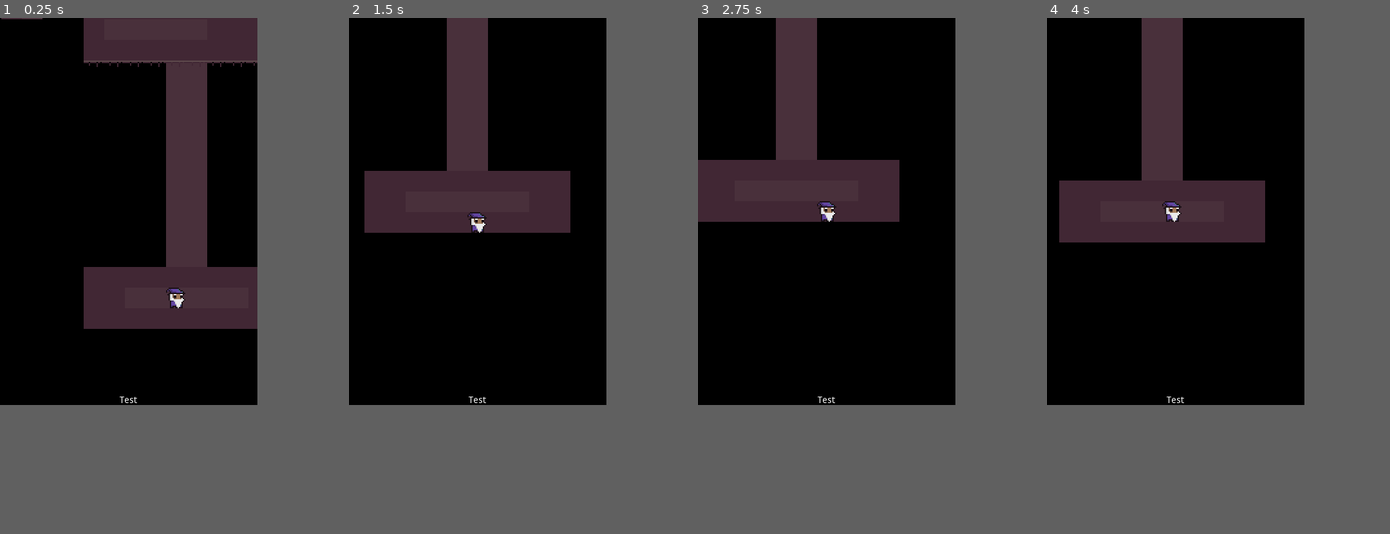
Above: before the commit, frames 1-4 (left to right).
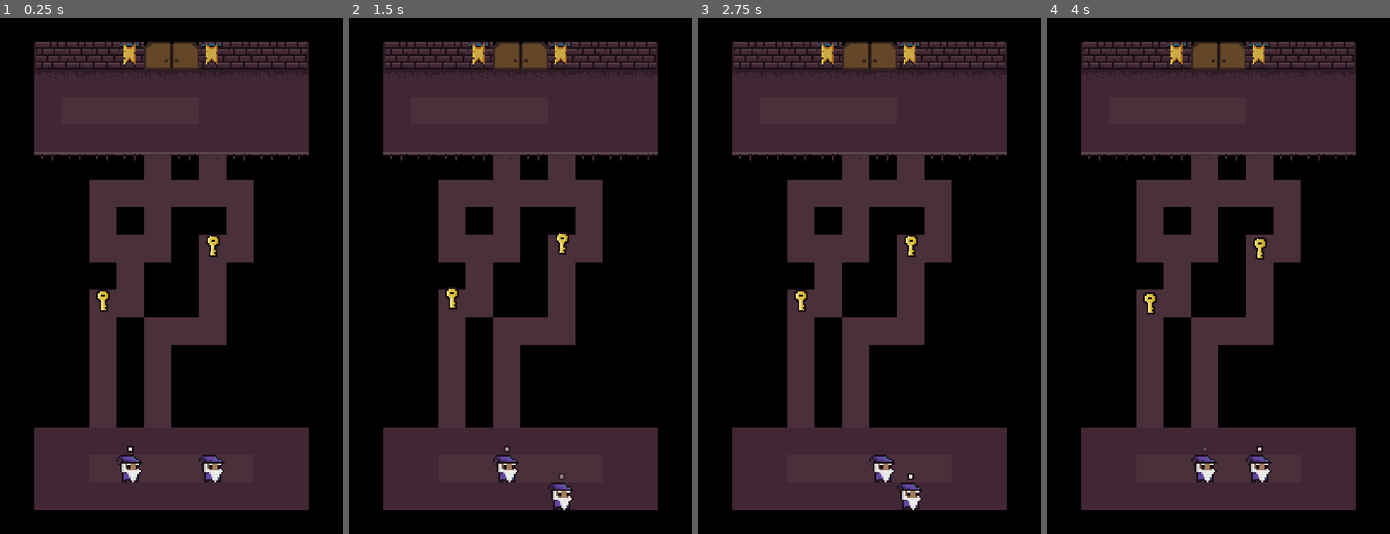
Above: after the commit, the same moments.

Repository: Krol22/void
Game: Godot game, scene res://Scenes/PlayScene.tscn
Same seed, same stepped clock (60 frames per second), same inputs: the game is played once before the commit and once after it.
Inputs:
- Up to frame 1 (0.25 s): no input
- Up to frame 2 (1.5 s): hold Right (ui_right) 0.53-1.28 s; tap Space (ui_action) at 0.6 s; tap E (ui_swap, bound only after the commit) at 0.8, 1.35 s; hold Down (ui_down) from 1.28 s (still down)
- Up to frame 3 (2.75 s): tap Space (ui_action) at 1.55, 2.1 s; release Down (ui_down) at 2.03 s; hold Right (ui_right) from 2.03 s (still down); tap E (ui_swap, bound only after the commit) at 2.3 s
- Up to frame 4 (4 s): release Right (ui_right) at 2.78 s; hold Up (ui_up) 2.78-3.53 s; tap E (ui_swap, bound only after the commit) at 2.85, 3.8 s; tap Space (ui_action) at 3.05, 3.6 s; hold Left (ui_left) from 3.53 s (still down)
In our replay, the window is 400x600 before the commit and 533x800 after it. These sizes can differ from the game's own. Grey fills any space a smaller window leaves; there, only what the larger window draws over its background counts as a difference.

The runs differ from the first frame. In frame 1, 44% of the frame differs, in the area x 0-91%, y 0-96%; in frame 2, 43%; in frame 3, 44%; in frame 4, 43%.

Commit message:
PoC

Diff:
--- a/Entities/Map/Exit.gd
+++ b/Entities/Map/Exit.gd
@@ -2,6 +2,9 @@
 
 signal player_entered
 
+func _ready():
+	set_meta("name", "exit")
+
 func _on_Exit_body_entered(body):
 	if body.get_meta("name") == "player":
 		emit_signal("player_entered")
--- /dev/null
+++ b/Entities/Map/ExitDoor.gd
@@ -0,0 +1,9 @@
+extends Node2D
+
+onready var animation_player = $AnimationPlayer
+
+func _ready():
+	pass
+
+func open():
+	animation_player.play("Open")
--- /dev/null
+++ b/Entities/Map/ExitDoor.tscn
@@ -0,0 +1,55 @@
+[gd_scene load_steps=6 format=2]
+
+[ext_resource path="res://Resources/Assets/0x72_16x16DungeonTileset.v4.png" type="Texture" id=1]
+[ext_resource path="res://Entities/Map/ExitDoor.gd" type="Script" id=2]
+
+[sub_resource type="AtlasTexture" id=1]
+atlas = ExtResource( 1 )
+region = Rect2( 0, 240, 16, 16 )
+
+[sub_resource type="AtlasTexture" id=2]
+atlas = ExtResource( 1 )
+region = Rect2( 16, 240, 16, 16 )
+
+[sub_resource type="Animation" id=3]
+resource_name = "Open"
+tracks/0/type = "value"
+tracks/0/path = NodePath("LeftWing:position")
+tracks/0/interp = 1
+tracks/0/loop_wrap = true
+tracks/0/imported = false
+tracks/0/enabled = true
+tracks/0/keys = {
+"times": PoolRealArray( 0, 1 ),
+"transitions": PoolRealArray( 1, 1 ),
+"update": 0,
+"values": [ Vector2( -8, 0 ), Vector2( -24, 0 ) ]
+}
+tracks/1/type = "value"
+tracks/1/path = NodePath("RightWing:position")
+tracks/1/interp = 1
+tracks/1/loop_wrap = true
+tracks/1/imported = false
+tracks/1/enabled = true
+tracks/1/keys = {
+"times": PoolRealArray( 0.001, 1 ),
+"transitions": PoolRealArray( 1, 1 ),
+"update": 0,
+"values": [ Vector2( 8, 0 ), Vector2( 24, 0 ) ]
+}
+
+[node name="ExitDoor" type="Node2D"]
+script = ExtResource( 2 )
+
+[node name="LeftWing" type="Sprite" parent="."]
+position = Vector2( -8, 0 )
+z_index = -2
+texture = SubResource( 1 )
+
+[node name="RightWing" type="Sprite" parent="."]
+position = Vector2( 8.24662, 0 )
+z_index = -2
+texture = SubResource( 2 )
+
+[node name="AnimationPlayer" type="AnimationPlayer" parent="."]
+anims/Open = SubResource( 3 )
--- /dev/null
+++ b/Entities/Map/Key.gd
@@ -0,0 +1,14 @@
+extends Area2D
+
+onready var animation_player: AnimationPlayer = $AnimationPlayer
+
+# HOOKS
+func _ready():
+	set_meta("name", "key")
+	animation_player.play("Float")
+	pass
+
+# FUNCTIONS
+func pick():
+	animation_player.play("Pick")
+	pass
--- /dev/null
+++ b/Entities/Map/Key.tscn
@@ -0,0 +1,70 @@
+[gd_scene load_steps=7 format=2]
+
+[ext_resource path="res://Resources/Assets/0x72_16x16DungeonTileset.v4.png" type="Texture" id=1]
+[ext_resource path="res://Entities/Map/Key.gd" type="Script" id=2]
+
+[sub_resource type="RectangleShape2D" id=1]
+extents = Vector2( 8, 8 )
+
+[sub_resource type="AtlasTexture" id=2]
+atlas = ExtResource( 1 )
+region = Rect2( 68, 226, 8, 13 )
+
+[sub_resource type="Animation" id=3]
+resource_name = "Float"
+loop = true
+tracks/0/type = "value"
+tracks/0/path = NodePath("Sprite:offset")
+tracks/0/interp = 1
+tracks/0/loop_wrap = true
+tracks/0/imported = false
+tracks/0/enabled = true
+tracks/0/keys = {
+"times": PoolRealArray( 0, 0.5, 1 ),
+"transitions": PoolRealArray( 1, 1, 1 ),
+"update": 0,
+"values": [ Vector2( 0, 0 ), Vector2( 0, -3 ), Vector2( 0, 0 ) ]
+}
+
+[sub_resource type="Animation" id=4]
+resource_name = "Pick"
+length = 0.6
+tracks/0/type = "value"
+tracks/0/path = NodePath("Sprite:position")
+tracks/0/interp = 1
+tracks/0/loop_wrap = true
+tracks/0/imported = false
+tracks/0/enabled = true
+tracks/0/keys = {
+"times": PoolRealArray( 0, 0.4 ),
+"transitions": PoolRealArray( 1, 1 ),
+"update": 0,
+"values": [ Vector2( 0, 0 ), Vector2( 0, -24 ) ]
+}
+tracks/1/type = "value"
+tracks/1/path = NodePath("Sprite:modulate")
+tracks/1/interp = 1
+tracks/1/loop_wrap = true
+tracks/1/imported = false
+tracks/1/enabled = true
+tracks/1/keys = {
+"times": PoolRealArray( 0.5, 0.6 ),
+"transitions": PoolRealArray( 1, 1 ),
+"update": 0,
+"values": [ Color( 1, 1, 1, 1 ), Color( 1, 1, 1, 0 ) ]
+}
+
+[node name="Key" type="Area2D"]
+position = Vector2( 0, -19.2 )
+script = ExtResource( 2 )
+
+[node name="CollisionShape2D" type="CollisionShape2D" parent="."]
+shape = SubResource( 1 )
+
+[node name="Sprite" type="Sprite" parent="."]
+texture = SubResource( 2 )
+offset = Vector2( 0, -1.2 )
+
+[node name="AnimationPlayer" type="AnimationPlayer" parent="."]
+anims/Float = SubResource( 3 )
+anims/Pick = SubResource( 4 )
--- a/Entities/Player.gd
+++ b/Entities/Player.gd
@@ -2,32 +2,54 @@
 
 onready var move_tween = $MoveTween
 onready var animation_player = $AnimationPlayer
+onready var active_indicator = $ActiveIndicator
 
 signal player_moved
+signal key_picked
+signal player_on_exit
+signal player_off_exit
 
 var on_falling_block = false
 var speed = 10
 
 # TODO State manager
 var alive = true
+var active = false
 
 # HOOKS
 func _ready():
-	set_meta("name", "player")
 	position = position.snapped(Vector2.ONE * Globals.TILE_SIZE)
 
 func _process(_delta):
 	get_input()
 
 # SIGNALS
-func _on_Player_body_entered(_body):
-	on_falling_block = true
+#func _on_Player_body_entered(body: Node):
+#	on_falling_block = true
+#
+#func _on_Player_body_exited(body: Node):
+#	on_falling_block = false
 
-func _on_Player_body_exited(_body):
-	on_falling_block = false
+func _on_Player_area_entered(area):
+	var type = area.get_meta("name")
+
+	if type == "key":
+		emit_signal("key_picked", area)
+
+	if type == "exit":
+		emit_signal("player_on_exit")
+
+func _on_Player_area_exited(area):
+	var type = area.get_meta("name")
+
+	if type == "exit":
+		emit_signal("player_off_exit")
 
 # FUNCTIONS
 func get_input():
+	if !active:
+		return
+
 	if Input.is_action_just_pressed("ui_left"):
 		move(Vector2.LEFT)
 	if Input.is_action_just_pressed("ui_right"):
@@ -52,7 +74,16 @@
 		Tween.EASE_OUT_IN
 	)
 	move_tween.start()
-	emit_signal("player_moved", on_falling_block, next_position)
+	emit_signal("player_moved", self, next_position)
+
+func activate():
+	animation_player.play("Activate")
+	active = true
+
+func deactivate():
+	animation_player.play_backwards("Activate")
+	active = false
+
 
 func kill(_reason):
 	alive = false
--- a/Entities/Player.tscn
+++ b/Entities/Player.tscn
@@ -17,6 +17,22 @@
 "name": "default",
 "speed": 5.0
 } ]
+
+[sub_resource type="Animation" id=8]
+resource_name = "Activate"
+length = 0.2
+tracks/0/type = "value"
+tracks/0/path = NodePath("ActiveIndicator:modulate")
+tracks/0/interp = 1
+tracks/0/loop_wrap = true
+tracks/0/imported = false
+tracks/0/enabled = true
+tracks/0/keys = {
+"times": PoolRealArray( 0, 0.2 ),
+"transitions": PoolRealArray( 1, 1 ),
+"update": 0,
+"values": [ Color( 1, 1, 1, 0 ), Color( 1, 1, 1, 1 ) ]
+}
 
 [sub_resource type="Animation" id=6]
 resource_name = "Fall"
@@ -45,6 +61,10 @@
 "values": [ Vector2( 1, 1 ), Vector2( 0, 0 ) ]
 }
 
+[sub_resource type="AtlasTexture" id=7]
+atlas = ExtResource( 1 )
+region = Rect2( 86, 129, 4, 4 )
+
 [node name="Player" type="Area2D"]
 script = ExtResource( 2 )
 
@@ -52,18 +72,19 @@
 position = Vector2( -0.558601, 0.782043 )
 shape = SubResource( 4 )
 
-[node name="Camera2D" type="Camera2D" parent="."]
-current = true
-zoom = Vector2( 0.5, 0.5 )
-process_mode = 0
-smoothing_enabled = true
-
 [node name="AnimatedSprite" type="AnimatedSprite" parent="."]
 frames = SubResource( 3 )
 
 [node name="MoveTween" type="Tween" parent="."]
 
 [node name="AnimationPlayer" type="AnimationPlayer" parent="."]
+anims/Activate = SubResource( 8 )
 anims/Fall = SubResource( 6 )
+
+[node name="ActiveIndicator" type="Sprite" parent="."]
+modulate = Color( 1, 1, 1, 0 )
+position = Vector2( 0, -11.3646 )
+texture = SubResource( 7 )
+[connection signal="area_entered" from="." to="." method="_on_Player_area_entered"]
 [connection signal="body_entered" from="." to="." method="_on_Player_body_entered"]
 [connection signal="body_exited" from="." to="." method="_on_Player_body_exited"]
--- a/Levels/Level0.tscn
+++ b/Levels/Level0.tscn
@@ -1,16 +1,15 @@
-[gd_scene load_steps=4 format=2]
+[gd_scene load_steps=6 format=2]
 
 [ext_resource path="res://Resources/map_tileset.tres" type="TileSet" id=1]
 [ext_resource path="res://Entities/Map/Entrance.tscn" type="PackedScene" id=2]
 [ext_resource path="res://Entities/Map/Exit.tscn" type="PackedScene" id=3]
+[ext_resource path="res://Entities/Map/Key.tscn" type="PackedScene" id=4]
+[ext_resource path="res://Entities/Map/ExitDoor.tscn" type="PackedScene" id=5]
 
 [node name="Level" type="Node2D"]
 
-[node name="Entrance" parent="." instance=ExtResource( 2 )]
-position = Vector2( 136, 248 )
-
 [node name="Exit" parent="." instance=ExtResource( 3 )]
-position = Vector2( 144, 0 )
+position = Vector2( 144, 16 )
 
 [node name="FallingBlocks" type="TileMap" parent="."]
 z_index = -1
@@ -18,7 +17,7 @@
 cell_size = Vector2( 16, 16 )
 cell_custom_transform = Transform2D( 16, 0, 0, 16, 0, 0 )
 format = 1
-tile_data = PoolIntArray( 262152, 13, 0, 262153, 13, 0, 327688, 13, 0, 327689, 13, 0, 393224, 13, 0, 393225, 13, 0, 458760, 13, 0, 458761, 13, 0, 524296, 13, 0, 524297, 13, 0, 589832, 13, 0, 589833, 13, 0, 655368, 13, 0, 655369, 13, 0, 720904, 13, 0, 720905, 13, 0, 786440, 13, 0, 786441, 13, 0, 851976, 13, 0, 851977, 13, 0 )
+tile_data = PoolIntArray( 262152, 13, 0, 262154, 13, 0, 327686, 13, 0, 327687, 13, 0, 327688, 13, 0, 327689, 13, 0, 327690, 13, 0, 327691, 13, 0, 393222, 13, 0, 393224, 13, 0, 393227, 13, 0, 458758, 13, 0, 458759, 13, 0, 458760, 13, 0, 458762, 13, 0, 458763, 13, 0, 524295, 13, 0, 524298, 13, 0, 589830, 13, 0, 589831, 13, 0, 589834, 13, 0, 655366, 13, 0, 655368, 13, 0, 655369, 13, 0, 655370, 13, 0, 720902, 13, 0, 720904, 13, 0, 786438, 13, 0, 786440, 13, 0, 851974, 13, 0, 851976, 13, 0 )
 
 [node name="StaticBlocks" type="TileMap" parent="."]
 z_index = -1
@@ -26,4 +25,28 @@
 cell_size = Vector2( 16, 16 )
 cell_custom_transform = Transform2D( 16, 0, 0, 16, 0, 0 )
 format = 1
-tile_data = PoolIntArray( 0, 13, 0, 1, 13, 0, 4, 4, 0, 5, 2, 0, 6, 2, 0, 7, 11, 0, 10, 11, 0, 11, 2, 0, 12, 2, 0, 13, 3, 0, 65536, 1073741825, 0, 65537, 13, 0, 65540, 0, 0, 65541, 5, 0, 65542, 0 …(1045 unchanged characters)…
+tile_data = PoolIntArray( 4, 4, 0, 5, 2, 0, 6, 2, 0, 7, 11, 0, 10, 11, 0, 11, 2, 0, 12, 2, 0, 13, 3, 0, 65540, 0, 0, 65541, 5, 0, 65542, 0 …(1045 unchanged characters)…
+
+[node name="Entrance" parent="." instance=ExtResource( 2 )]
+position = Vector2( 120, 248 )
+
+[node name="Entrance1" parent="." instance=ExtResource( 2 )]
+position = Vector2( 168, 248 )
+
+[node name="Camera2D" type="Camera2D" parent="."]
+position = Vector2( 144, 136 )
+current = true
+zoom = Vector2( 0.25, 0.25 )
+
+[node name="ExitDoor" parent="." instance=ExtResource( 5 )]
+position = Vector2( 144, 8 )
+z_index = -1
+
+[node name="Keys" type="Node" parent="."]
+
+[node name="Key" parent="Keys" instance=ExtResource( 4 )]
+position = Vector2( 168, 120 )
+rotation = 0.0617026
+
+[node name="Key2" parent="Keys" instance=ExtResource( 4 )]
+position = Vector2( 104, 152 )
--- a/Resources/map_tileset.tres
+++ b/Resources/map_tileset.tres
@@ -9,6 +9,9 @@
 points = PoolVector2Array( 0, 0, 16, 0, 16, 16, 0, 16 )
 
 [sub_resource type="ConvexPolygonShape2D" id=2]
+points = PoolVector2Array( 0, 0, 16, 0, 16, 16, 0, 16 )
+
+[sub_resource type="ConvexPolygonShape2D" id=10]
 points = PoolVector2Array( 0, 0, 16, 0, 16, 16, 0, 16 )
 
 [sub_resource type="ConvexPolygonShape2D" id=3]
@@ -279,3 +282,24 @@
 "shape_transform": Transform2D( 1, 0, 0, 1, 0, 0 )
 } ]
 13/z_index = 0
+14/name = "0x72_16x16DungeonTileset.v4.png 14"
+14/texture = ExtResource( 1 )
+14/tex_offset = Vector2( 0, 0 )
+14/modulate = Color( 1, 1, 1, 1 )
+14/region = Rect2( 64, 224, 16, 16 )
+14/tile_mode = 0
+14/occluder_offset = Vector2( 0, 0 )
+14/navigation_offset = Vector2( 0, 0 )
+14/shape_offset = Vector2( 0, 0 )
+14/shape_transform = Transform2D( 1, 0, 0, 1, 0, 0 )
+14/shape = SubResource( 10 )
+14/shape_one_way = false
+14/shape_one_way_margin = 1.0
+14/shapes = [ {
+"autotile_coord": Vector2( 0, 0 ),
+"one_way": false,
+"one_way_margin": 1.0,
+"shape": SubResource( 10 ),
+"shape_transform": Transform2D( 1, 0, 0, 1, 0, 0 )
+} ]
+14/z_index = 0
--- a/Scenes/PlayScene.gd
+++ b/Scenes/PlayScene.gd
@@ -1,4 +1,6 @@
 extends Node2D
+
+onready var Hud = $HUD
 
 const player_scene = preload("res://Entities/Player.tscn")
 var level_scene = preload("res://Levels/Level0.tscn")
@@ -8,7 +10,13 @@
 var prev_level
 var falling_blocks: TileMap
 var static_blocks: TileMap
-var player
+var exit_door: Node2D
+
+var character_1
+var character_2
+var keys
+var keys_to_pick
+var players_on_exit = 0
 
 var levels = [
 	level_scene,
@@ -20,52 +28,94 @@
 # HOOKS
 func _ready():
 	current_level = levels[current_level_index].instance()
-	player = player_scene.instance()
 
-	add_child(player)
+	character_1 = player_scene.instance()
+	character_2 = player_scene.instance()
+
+	add_child(character_1)
+	add_child(character_2)
+
 	init_level(current_level)
 	add_child(current_level)
 
 func _process(_delta):
 	if Input.is_action_just_pressed("ui_action"):
-		if !player.alive:
+		if !character_1.alive || !character_2.alive:
 			load_level(current_level_index)
+	if Input.is_action_just_pressed("ui_swap"):
+		if character_1.active:
+			character_1.deactivate()
+			character_2.activate()
+		else:
+			character_1.activate()
+			character_2.deactivate()
 
 # SIGNALS
-func _on_player_move(is_on_falling_block, next_position):
+func _on_player_move(character, next_position):
 	if (!is_on_ground(next_position)):
-		player.kill("drop")
+		character.kill("drop")
+		Hud.toggle_reset_level_text(true)
 		return
 
+	var falling_tile_pos = falling_blocks.world_to_map(next_position)
+	var is_on_falling_block =	!!falling_blocks.get_cellv(falling_tile_pos) != -1
+
 	if (is_on_falling_block):
-		var tile_pos = falling_blocks.world_to_map(player.position)
+		var tile_pos = falling_blocks.world_to_map(character.position)
 		falling_blocks.set_cellv(tile_pos, -1)
+
+func _on_key_picked(key):
+	keys_to_pick = keys_to_pick - 1
+	key.pick()
+
+	if (keys_to_pick == 0):
+		exit_door.open()
 
 func _on_player_entered_exit():
 	call_deferred("load_next_level")
 
+func _on_player_on_exit():
+	players_on_exit = players_on_exit + 1
+	if players_on_exit == 2:
+		players_on_exit = 0
+		load_level(0)
+
+func _on_player_off_exit():
+	players_on_exit = players_on_exit - 1
+
+
 # FUNCTIONS
 func init_level(loaded_level):
-	player.position.x = loaded_level.get_node("Entrance").position.x
-	player.position.y = loaded_level.get_node("Entrance").position.y
+	character_1.position.x = loaded_level.get_node("Entrance").position.x
+	character_1.position.y = loaded_level.get_node("Entrance").position.y
+	character_1.activate()
+
+	character_2.position.x = loaded_level.get_node("Entrance1").position.x
+	character_2.position.y = loaded_level.get_node("Entrance1").position.y
+
+	character_1.set_meta("name", "char_1")
+	character_2.set_meta("name", "char_2")
 
 	loaded_level.get_node("Exit").connect("player_entered", self, "_on_player_entered_exit")
-
+	Hud.toggle_reset_level_text(false)
 	falling_blocks = loaded_level.get_node("FallingBlocks")
 	static_blocks = loaded_level.get_node("StaticBlocks")
+	exit_door = loaded_level.get_node("ExitDoor")
 
-	player.connect("player_moved", self, "_on_player_move")
+	keys = loaded_level.get_node("Keys").get_children()
+	keys_to_pick = keys.size()
 
-	if (loaded_level.get_node("InfoSigns")):
-		handle_info_signs(loaded_level)
+	character_1.connect("player_moved", self, "_on_player_move")
+	character_2.connect("player_moved", self, "_on_player_move")
 
+	character_1.connect("key_picked", self, "_on_key_picked")
+	character_2.connect("key_picked", self, "_on_key_picked")
 
-func handle_info_signs(loaded_level):
-	var info_signs_group = loaded_level.get_node("InfoSigns")
+	character_1.connect("player_on_exit", self, "_on_player_on_exit")
+	character_2.connect("player_on_exit", self, "_on_player_on_exit")
 
-	for node in info_signs_group.get_children():
-		node.connect("info_sign_entered", self, "_on_player_entered_info_sign")
-		node.connect("info_sign_exited", self, "_on_player_exited_info_sign")
+	character_1.connect("player_off_exit", self, "_on_player_off_exit")
+	character_2.connect("player_off_exit", self, "_on_player_off_exit")
 
 func is_on_ground(next_position: Vector2):
 	var falling_tile_pos = falling_blocks.world_to_map(next_position)
@@ -97,13 +147,16 @@
 	yield($"/root/SceneTransition", "scene_hidden")
 
 	remove_child(current_level)
-	remove_child(player)
+	remove_child(character_1)
+	remove_child(character_2)
 
 	prev_level = current_level
 
 	current_level = levels[next_level_index].instance()
-	player = player_scene.instance()
+	character_1 = player_scene.instance()
+	character_2 = player_scene.instance()
 
-	add_child(player)
+	add_child(character_1)
+	add_child(character_2)
 	init_level(current_level)
 	add_child(current_level)
--- a/UI/HUD.gd
+++ b/UI/HUD.gd
@@ -1,16 +1,8 @@
 extends CanvasLayer
 
-onready var info_text = $MarginContainer/VBoxContainer/MarginContainer/InfoText
-onready var info_text_container = $MarginContainer/VBoxContainer/MarginContainer
-onready var animation_player = $MarginContainer/VBoxContainer/AnimationPlayer
+func toggle_reset_level_text(force):
+	if force != null:
+		$MarginContainer2.visible = force
+		return
 
-func _ready():
-	info_text_container.anchor_top = 0.1
-	info_text_container.anchor_bottom = 0.1
-
-func _show_info_text(message):
-	info_text.text = message
-	animation_player.play("show_info")
-
-func _hide_info_text():
-	animation_player.play_backwards("show_info")
+	$MarginContainer2.visible = !$MarginContainer2.visible
--- a/UI/HUD.tscn
+++ b/UI/HUD.tscn
@@ -1,69 +1,34 @@
-[gd_scene load_steps=4 format=2]
+[gd_scene load_steps=3 format=2]
 
 [ext_resource path="res://UI/HUD.gd" type="Script" id=1]
-
-[sub_resource type="Theme" id=1]
-
-[sub_resource type="Animation" id=2]
-resource_name = "show_info"
-tracks/0/type = "value"
-tracks/0/path = NodePath("MarginContainer:anchor_top")
-tracks/0/interp = 1
-tracks/0/loop_wrap = true
-tracks/0/imported = false
-tracks/0/enabled = true
-tracks/0/keys = {
-"times": PoolRealArray( 0, 0.2 ),
-"transitions": PoolRealArray( 1, 1 ),
-"update": 0,
-"values": [ 0.1, -0.1 ]
-}
-tracks/1/type = "value"
-tracks/1/path = NodePath("MarginContainer:anchor_bottom")
-tracks/1/interp = 1
-tracks/1/loop_wrap = true
-tracks/1/imported = false
-tracks/1/enabled = true
-tracks/1/keys = {
-"times": PoolRealArray( 0, 0.2 ),
-"transitions": PoolRealArray( 1, 1 ),
-"update": 0,
-"values": [ 0.1, 0.0 ]
-}
+[ext_resource path="res://Resources/ui_theme.tres" type="Theme" id=2]
 
 [node name="HUD" type="CanvasLayer"]
 script = ExtResource( 1 )
 
-[node name="MarginContainer" type="MarginContainer" parent="."]
-anchor_right = 1.0
-anchor_bottom = 1.0
+[node name="MarginContainer2" type="MarginContainer" parent="."]
+visible = false
+anchor_left = 0.5
+anchor_top = 0.5
+anchor_right = 0.5
+anchor_bottom = 0.5
+margin_left = -400.0
+margin_top = -32.0
+margin_right = 400.0
+margin_bottom = 32.0
 __meta__ = {
-"_edit_use_anchors_": true
+"_edit_use_anchors_": false
 }
 
-[node name="VBoxContainer" type="VBoxContainer" parent="MarginContainer"]
-margin_right = 1024.0
-margin_bottom = 600.0
-alignment = 2
+[node name="ColorRect2" type="ColorRect" parent="MarginContainer2"]
+margin_right = 800.0
+margin_bottom = 64.0
+color = Color( 0, 0, 0, 0.533333 )
 
-[node name="MarginContainer" type="MarginContainer" parent="MarginContainer/VBoxContainer"]
-anchor_top = -0.1
-margin_top = 586.0
-margin_right = 1024.0
-margin_bottom = 600.0
-
-[node name="ColorRect" type="ColorRect" parent="MarginContainer/VBoxContainer/MarginContainer"]
-margin_right = 1024.0
-margin_bottom = 74.0
-color = Color( 0, 0, 0, 1 )
-
-[node name="InfoText" type="Label" parent="MarginContainer/VBoxContainer/MarginContainer"]
-margin_top = 30.0
-margin_right = 1024.0
+[node name="Label" type="Label" parent="MarginContainer2"]
+margin_top = 20.0
+margin_right = 800.0
 margin_bottom = 44.0
-theme = SubResource( 1 )
-text = "Test"
+theme = ExtResource( 2 )
+text = "Press space to restart"
 align = 1
-
-[node name="AnimationPlayer" type="AnimationPlayer" parent="MarginContainer/VBoxContainer"]
-anims/show_info = SubResource( 2 )
--- a/project.godot
+++ b/project.godot
@@ -26,7 +26,8 @@
 
 [display]
 
-window/size/width=400
+window/size/width=800
+window/size/height=1200
 window/handheld/orientation="portrait"
 window/stretch/mode="2d"
 window/stretch/aspect="keep_width"
@@ -38,6 +39,11 @@
 "events": [ Object(InputEventKey,"resource_local_to_scene":false,"resource_name":"","device":0,"alt":false,"shift":false,"control":false,"meta":false,"command":false,"pressed":false,"scancode":32,"unicode":0,"echo":false,"script":null)
  ]
 }
+ui_swap={
+"deadzone": 0.5,
+"events": [ Object(InputEventKey,"resource_local_to_scene":false,"resource_name":"","device":0,"alt":false,"shift":false,"control":false,"meta":false,"command":false,"pressed":false,"scancode":69,"unicode":0,"echo":false,"script":null)
+ ]
+}
 
 [rendering]
 
Not shown: 1 places in Entities/Player.tscn that only renumber resources
Binary file changed: Resources/Assets/0x72_16x16DungeonTileset.v4.png
Not shown: 1 places in Resources/map_tileset.tres that only renumber resources
